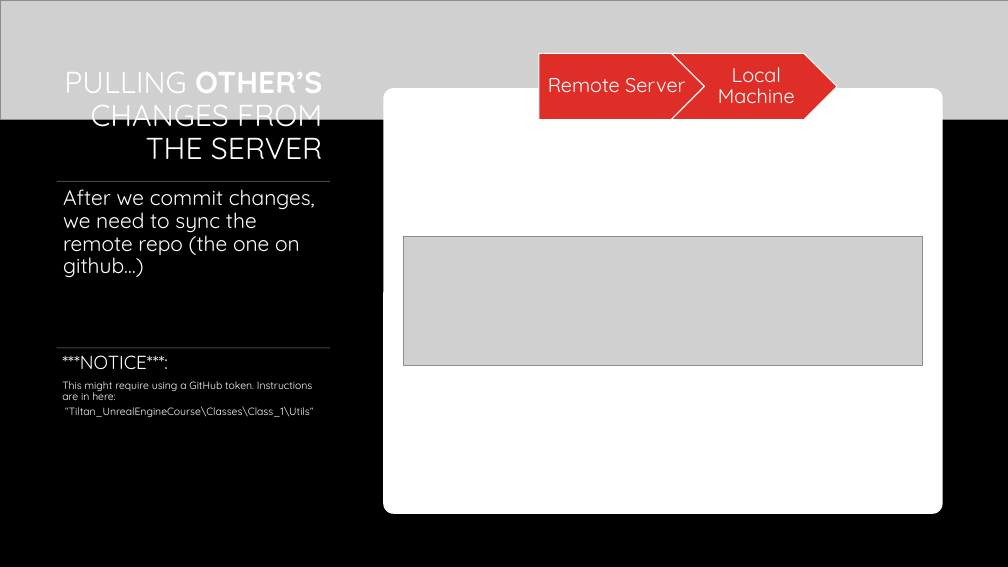
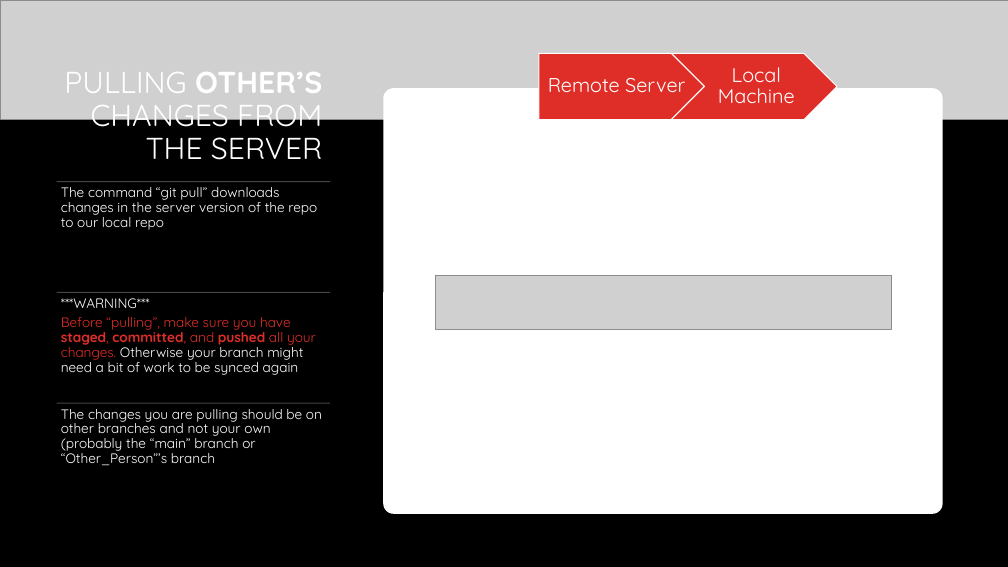
Before and after one commit to shachash1984/Tiltan_UnrealEngineCourse, a slide deck: slide 9 of Classes/Class_1/Git Helper.pptx. Drawn at 1008x567 pixels with LibreOffice and Linux fonts; fonts in the diff are those of the drawing; grey boxes stand for pictures; background and template pictures are left out. Boxes give left, top, right and bottom in pixels: in the first picture for what was removed or moved away, otherwise in the second. Text is boxed around its words. In the diff, an @@ line names an element or a change of style, - is before the commit and + after.

```diff
--- a/Classes/Class_1/Git Helper.pptx
+++ b/Classes/Class_1/Git Helper.pptx
@@ text removed at [63, 189, 315, 278] @@
-After we commit changes, we need to sync the remote repo (the one on github…)
@@ picture removed at [404, 237, 923, 365] @@
@@ line moved from (57, 348) - (330, 348) to (57, 293) - (330, 293) @@
@@ picture added at [436, 275, 892, 329] @@
@@ text removed at [62, 355, 313, 417] @@
-***NOTICE***:
-This might require using a GitHub token. Instructions are in here:
-“Tiltan_UnrealEngineCourse\Classes\Class_1\Utils”
@@ group added at [57, 187, 330, 466]: 3 texts, 1 line @@
+The command “git pull” downloads changes in the server version of the repo to our local repo
+***WARNING***
+Before “pulling”, make sure you have staged, committed, and pushed all your changes. Otherwise your branch might need a bit of work to be synced again
+The changes you are pulling should be on other branches and not your own (probably the “main” branch or “Other_Person”’s branch
```
Also in this commit, not shown: 1 slide added.
